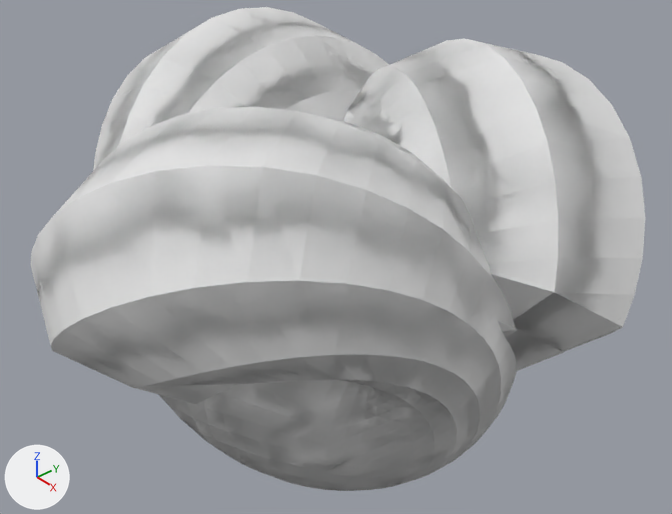
Before and after pictures for a commit that changed the Blender file unfinished_blenders/boy_surface.blend.
Rendered twice from a 50 mm lens placed at (3.28, -2.8, 2.03), pointed at (0.02, -0.01, -0.64). Lighting does not change. The marker at lower left points along +X, +Y and +Z.

Names of what the first picture shows: 'XYZ Function'.
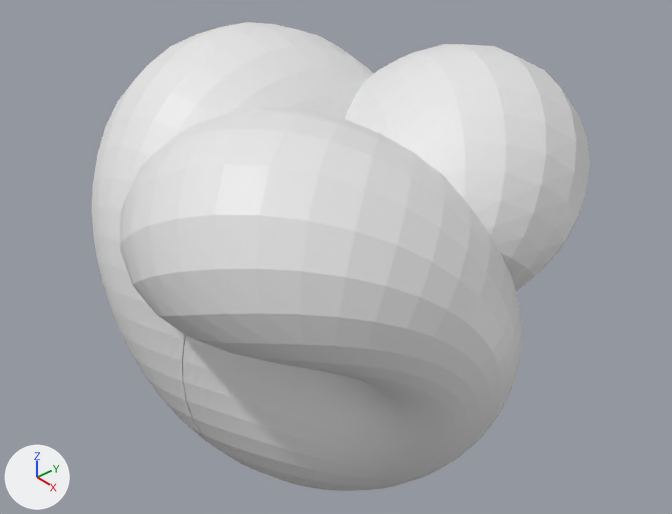
What differs and where, as boxes [x1, y1, x2, y2] in the pictures (672 x 514 px):
```json
{"object": "XYZ Function", "change": "reshaped", "before": [31, 7, 645, 491], "after": [92, 22, 590, 491], "on screen": "19% narrower"}
```

The change, as JSON lines over the scene's bpy script:
```json
{"block": "me_xyz_function", "where": "# used by ob_xyz_function; location = (0.0, 0.0, 0.0)"}
{"op": "remove", "block": "me_xyz_function", "code": "me_xyz_function.from_pydata(...)  # 4128 vertices, 4096 faces; spans x -1.49..1.54, y -1.6..1.36, z -2.0..0.48"}
{"op": "add", "block": "me_xyz_function", "code": "me_xyz_function.from_pydata(...)  # 4128 vertices, 4096 faces; spans x -1.33..1.26, y -1.25..1.33, z -2.0..0.44"}
{"block": "me_xyz_function", "change": "me_xyz_function part 1: 3957 of 4128 vertices moved; they spanned x -1.49..1.54, y -1.6..1.36, z -1.98..0.48 and now span x -1.33..1.26, y -1.25..1.33, z -1.98..0.44; mean shift (0.0, 0.0, 0.01); largest move (1.24, 0.95, -0.43) -> (-0.6, -0.7, -0.44)"}
```
